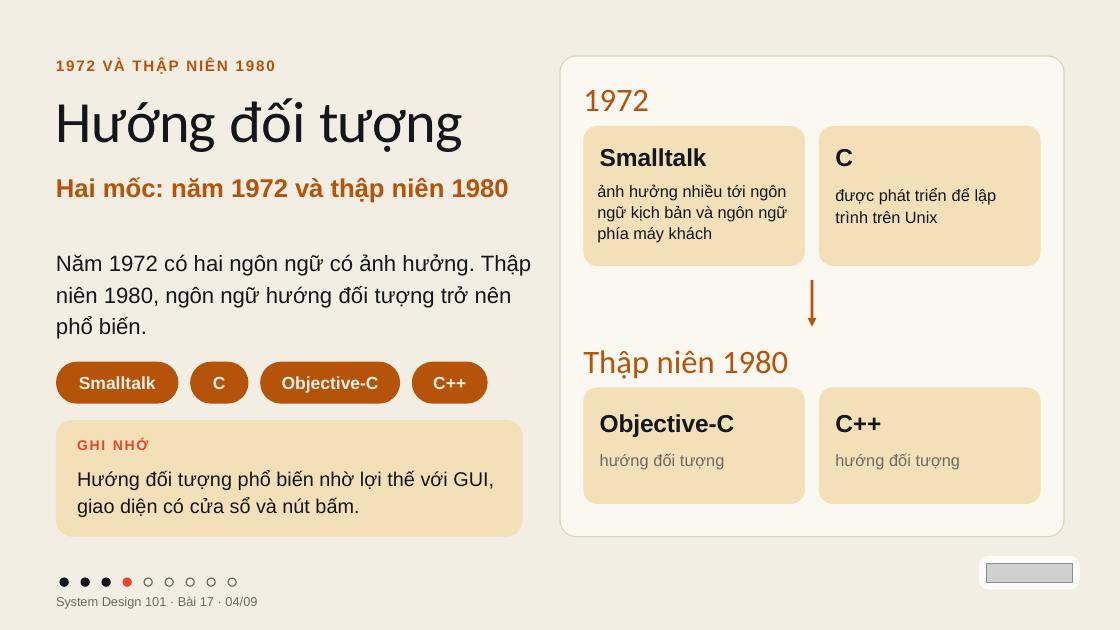
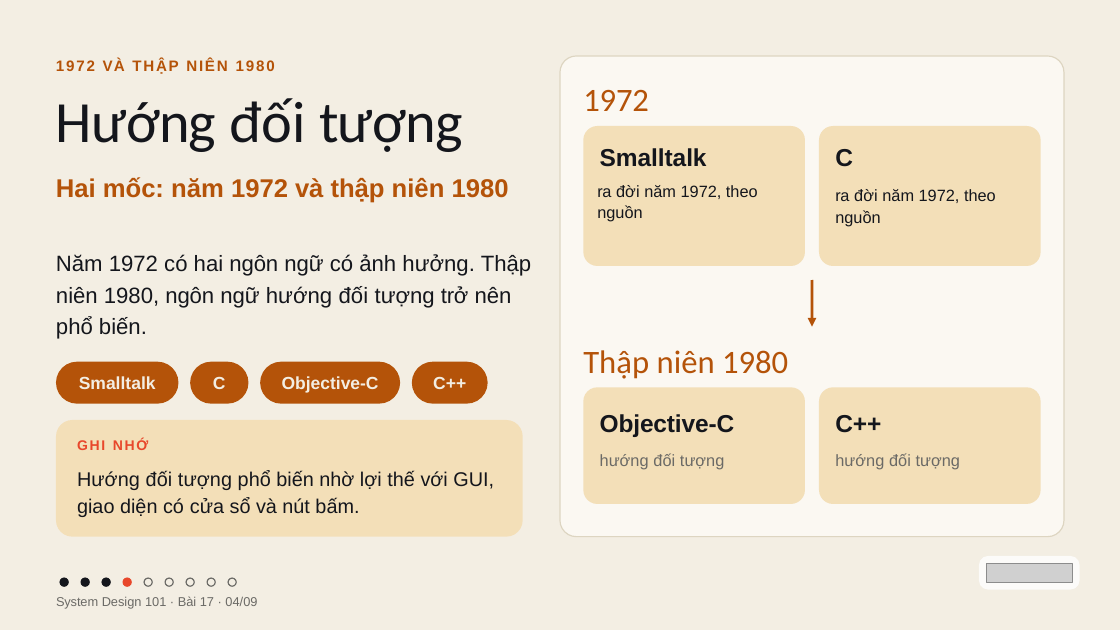
Before and after one commit to vohoailinh90/tool-marketing-studio, a slide deck: slide 4 of system-design-101/vi/lessons/sd-10-017/slides/sd-10-017.pptx. Drawn at 1120x630 pixels with LibreOffice and Linux fonts; fonts in the diff are those of the drawing; grey boxes stand for pictures. Boxes give left, top, right and bottom in pixels: in the first picture for what was removed or moved away, otherwise in the second. Text is boxed around its words. In the diff, an @@ line names an element or a change of style, - is before the commit and + after.

```diff
--- a/system-design-101/vi/lessons/sd-10-017/slides/sd-10-017.pptx
+++ b/system-design-101/vi/lessons/sd-10-017/slides/sd-10-017.pptx
@@ text at [597,185,758,222]: text changed @@
-ảnh hưởng nhiều tới ngôn ngữ kịch bản và ngôn ngữ phía máy khách
+ra đời năm 1972, theo nguồn
@@ text at [835,189,996,227]: text changed @@
-được phát triển để lập trình trên Unix
+ra đời năm 1972, theo nguồn
```
Also in this commit, not shown: 7 other slides changed, 4 other files.
